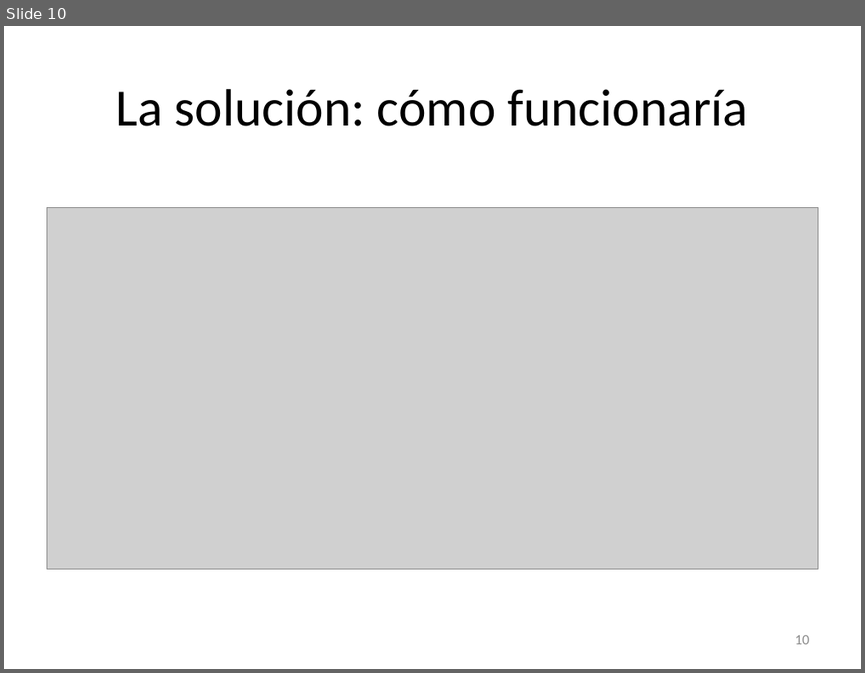
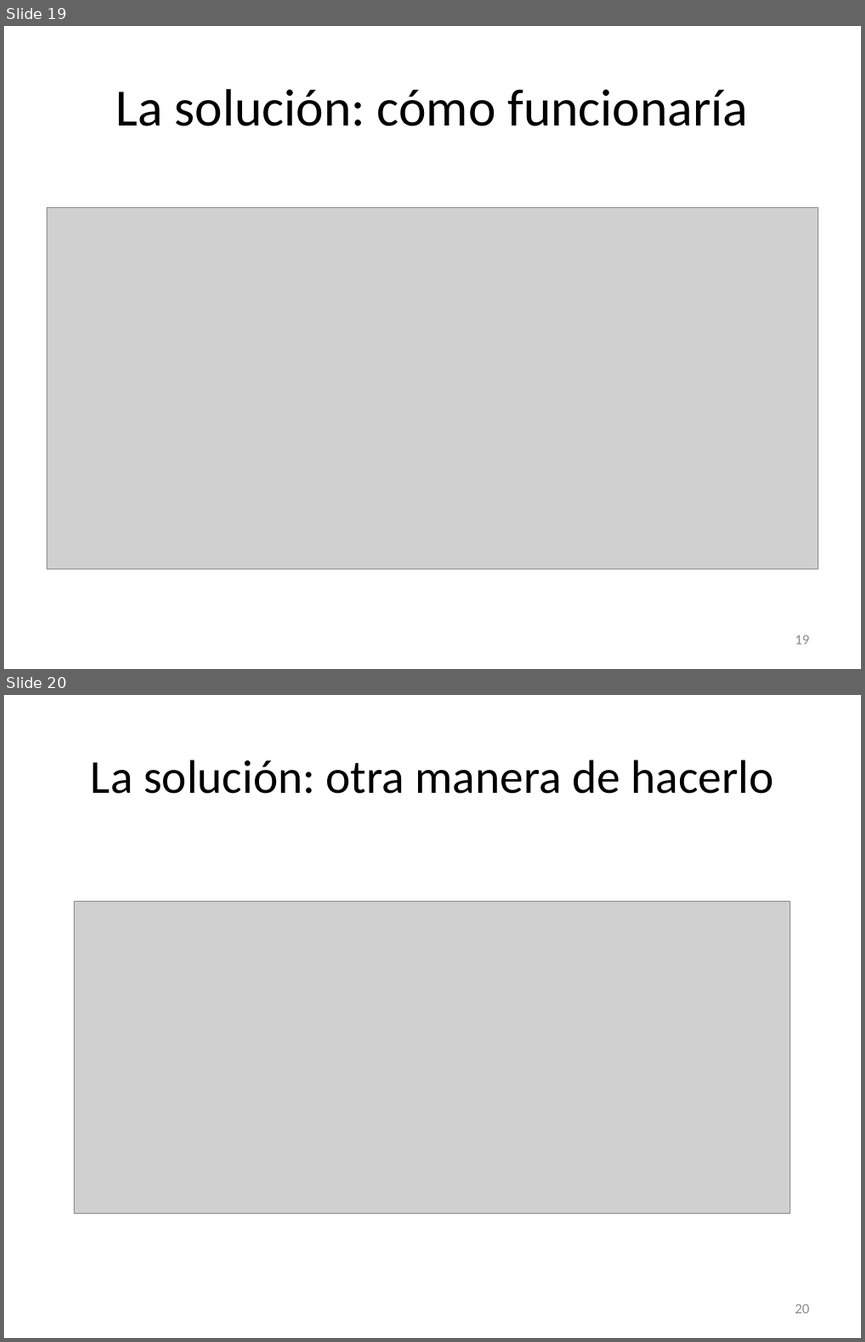
Before and after one commit to lfborjas/Lebrixen, a slide deck: Expo.pptx. Shown one above the other, each under a label of ours: slide 10 before the commit, slides 19 and 20 after it. The pictures are 865x673 and 865x1342 pixels, drawn with LibreOffice and Linux fonts; fonts in the diff are those of the drawing; grey boxes stand for pictures. Boxes give left, top, right and bottom in pixels: in the first picture for what was removed or moved away, otherwise in the second. Text is boxed around its words. In the diff, an @@ line names an element or a change of style, - is before the commit and + after.

```diff
--- a/Expo.pptx
+++ b/Expo.pptx
@@ slide 20 added at bbox=[4, 695, 861, 1338], background #FFFFFF @@
@@ title added at bbox=[91, 760, 774, 794], 39.6 pt, text #000000 @@
+La solución: otra manera de hacerlo
@@ picture added at bbox=[75, 901, 789, 1213] @@
@@ page number added at bbox=[794, 1304, 809, 1313], 12 pt, text #8C8C8C @@
+20
@@ what was slide 10 is now slide 19 @@
@@ page number at bbox=[794, 635, 809, 644]: text changed @@
-10
+19
```
Also in this commit, not shown: 7 slides changed, 3 other slides added, 1 slide removed, 1 other file.
